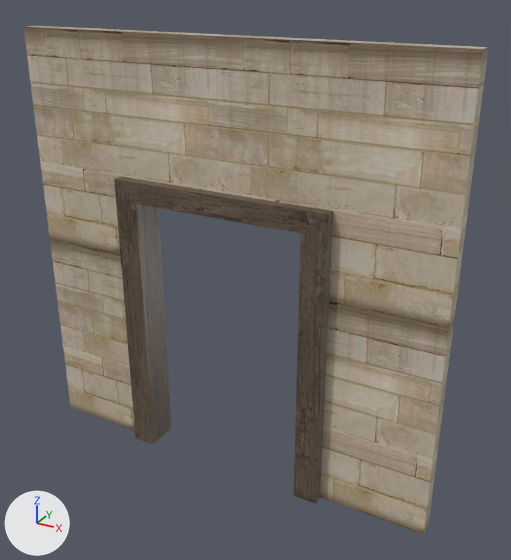
Before and after pictures for a commit that changed the COLLADA model art/Packs/Buildings/SP_Sparta/svspartadoorway4.dae.
Both versions are drawn from a 50 mm lens placed at (4.51, -7.38, 6.7), pointed at (0.37, 0.15, 2.94). Lighting does not change. The marker at lower left points along +X, +Y and +Z.

Names of what the first picture shows: 'unnamed_object34_sep67-0'.
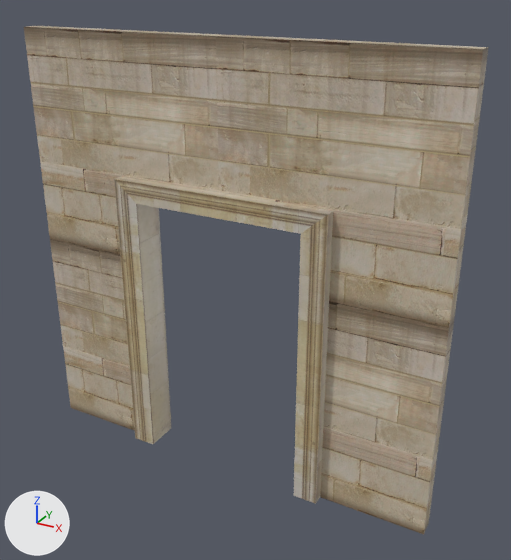
The newer file is also rescaled (x1.333) as a whole; pictures and numbers use the older file's frame.

Edits to the bpy script that builds the scene:
```text
Add img_svspartatrim1_jpg:
    img_svspartatrim1_jpg = load_image('svspartatrim1.jpg', 'svspartatrim1.dds', 512, 256, 'sRGB')
Change mat_wood1:
    mat_wood1.texture: img_svspartawood1_jpg -> img_svspartatrim1_jpg
Change me_unnamed_object34_sep67_0:
    used by ob_unnamed_object34_sep67_0; location = (0.0, 0.0, 0.0)
    verts and faces of me_unnamed_object34_sep67_0; kept vertices keep their numbers, new ones are numbered from 45
    before: 28 (1.2, -0.26, 3.86) at pixel (300, 233), 29 (-1.2, -0.26, 3.86) at pixel (136, 203), 30 (-1.54, -0.26, 4.15) at pixel (114, 179), 31 (1.54, -0.26, 4.15) at pixel (328, 214), 36 (-1.2, 0.22, 3.86)
    before: 37 (1.2, 0.22, 3.86), 44 (0.0, -0.26, 3.86) at pixel (213, 217)
    remove me_unnamed_object34_sep67_0.from_pydata(...)  # 45 vertices, 37 faces; spans x -3.0..3.0, y -0.26..0.22, z 0.0..6.0
    add me_unnamed_object34_sep67_0.from_pydata(...)  # 44 vertices, 37 faces; spans x -3.0..3.0, y -0.26..0.23, z 0.0..6.0
    me_unnamed_object34_sep67_0 part 1
    add delete_vertices([44])  # with the faces that use them
    add faces += [(28, 29, 36, 37), (28, 31, 30, 29)]  # mat_wood1 (picture img_svspartatrim1_jpg)
    me_unnamed_object34_sep67_0 part 2: 12 kept faces spanning x -1.54..1.54, y -0.26..0.23, z 0.0..4.15 get new texture (UV) coordinates
```

Boxes (x1, y1, x2, y2) around the edits, measured in the pictures (511 x 560 px; the box of a moved part takes in the faces that stretch with it):
'unnamed_object34_sep67-0', surface changed: (112, 173, 337, 504) in both
part 1 of me_unnamed_object34_sep67_0, moved or reshaped: (115, 179, 328, 234) in both
part 2 of me_unnamed_object34_sep67_0, surface changed: (114, 177, 333, 504) in both
